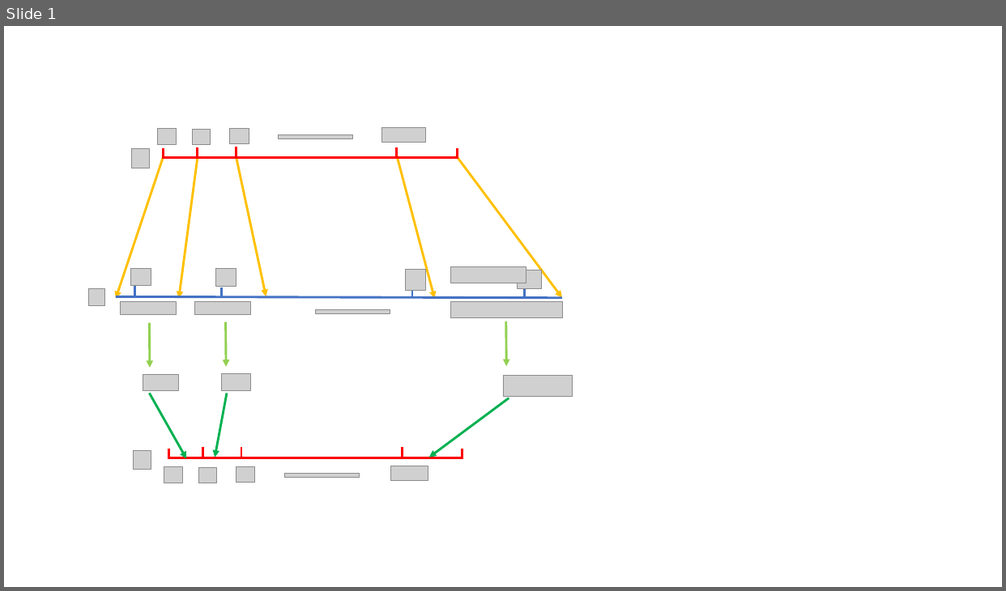
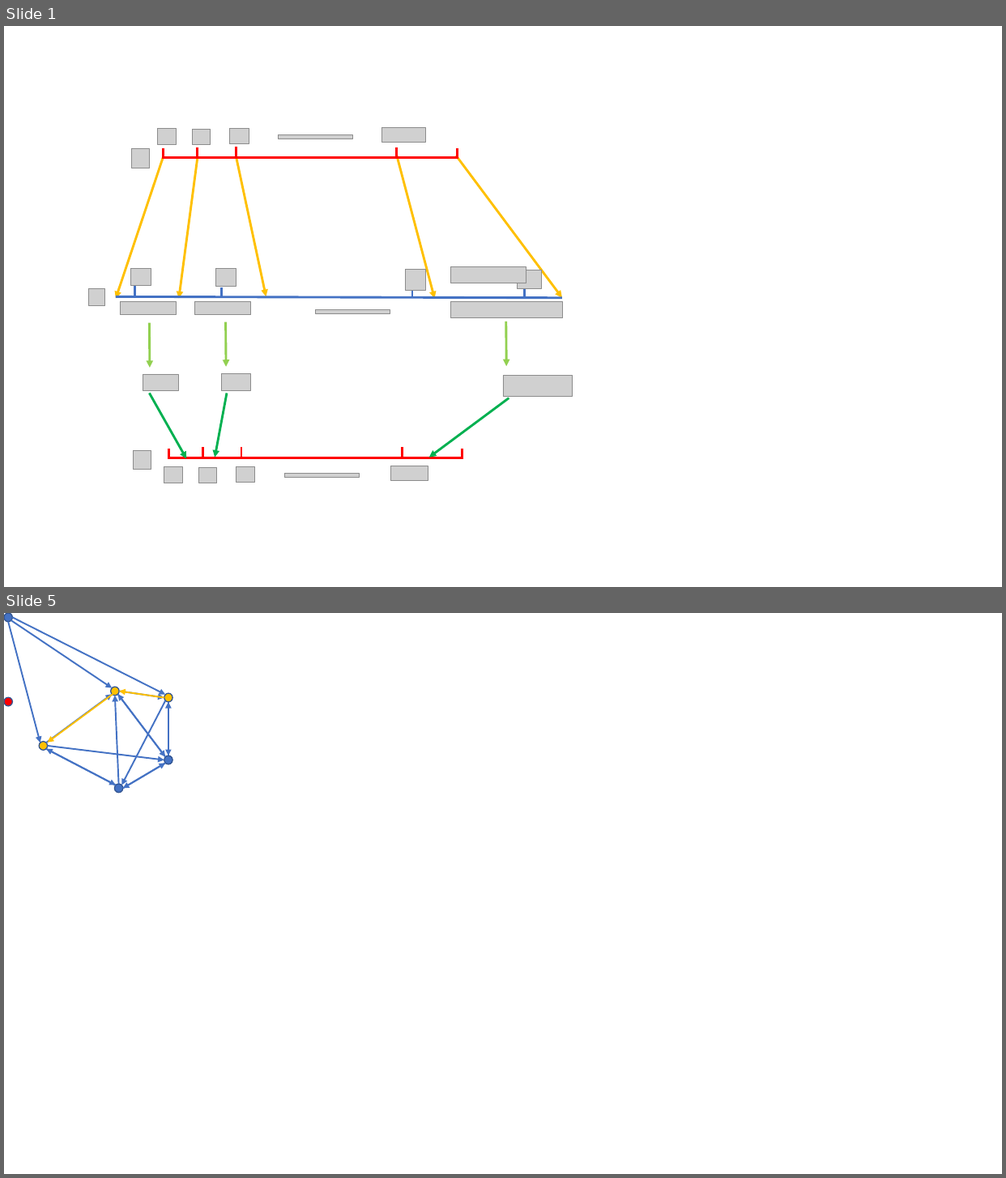
Before and after one commit to DANNHIROAKI/Reading-Papers, a slide deck: 0028. Deferred数据结构/演示文稿1.pptx. Shown one above the other, each under a label of ours: slide 1 before the commit, slides 1 and 5 after it; the slides between them are not shown. The pictures are 1006x591 and 1006x1178 pixels, drawn with LibreOffice and Linux fonts; fonts in the diff are those of the drawing; grey boxes stand for pictures; background and template pictures are left out. Boxes give left, top, right and bottom in pixels: in the first picture for what was removed or moved away, otherwise in the second. Text is boxed around its words. In the diff, an @@ line names an element or a change of style, - is before the commit and + after.

```diff
--- a/0028. Deferred数据结构/演示文稿1.pptx
+++ b/0028. Deferred数据结构/演示文稿1.pptx
@@ slide 5 added at [4, 613, 1002, 1174], background #FFFFFF @@
@@ ellipse added at [4, 613, 12, 622], fill #4472C4, outline #325491 1 pt @@
@@ arrow added from (9, 622) to (40, 743), #4472C4 1.5 pt @@
@@ arrow added from (11, 620) to (112, 688), #4472C4 1.5 pt @@
@@ arrow added from (12, 618) to (166, 695), #4472C4 1.5 pt @@
@@ ellipse added at [4, 697, 12, 707], fill #FF0000, outline #325491 1 pt @@
@@ arrow added from (46, 743) to (112, 694), #4472C4 1.5 pt @@
@@ arrow added from (113, 694) to (48, 743), #FFC000 1.5 pt @@
@@ ellipse added at [111, 687, 119, 696], fill #FFC000, outline #325491 1 pt @@
@@ arrow added from (118, 784) to (115, 696), #4472C4 1.5 pt @@
@@ arrow added from (117, 694) to (166, 756), #4472C4 1.5 pt @@
@@ arrow added from (166, 756) to (117, 694), #4472C4 1.5 pt @@
@@ arrow added from (119, 691) to (164, 697), #4472C4 1.5 pt @@
@@ arrow added from (164, 697) to (119, 691), #FFC000 1.5 pt @@
@@ arrow added from (166, 700) to (121, 786), #4472C4 1.5 pt @@
@@ ellipse added at [164, 693, 172, 702], fill #FFC000, outline #325491 1 pt @@
@@ arrow added from (168, 756) to (168, 702), #4472C4 1.5 pt @@
@@ arrow added from (168, 702) to (168, 756), #4472C4 1.5 pt @@
@@ ellipse added at [39, 742, 48, 751], fill #FFC000, outline #325491 1 pt @@
@@ arrow added from (46, 749) to (116, 786), #4472C4 1.5 pt @@
@@ arrow added from (116, 786) to (46, 749), #4472C4 1.5 pt @@
@@ arrow added from (48, 746) to (164, 760), #4472C4 1.5 pt @@
@@ ellipse added at [164, 756, 172, 765], fill #4472C4, outline #325491 1 pt @@
@@ arrow added from (123, 788) to (166, 764), #4472C4 1.5 pt @@
@@ arrow added from (166, 764) to (123, 788), #4472C4 1.5 pt @@
@@ ellipse added at [115, 784, 123, 793], fill #4472C4, outline #325491 1 pt @@
```
Also in this commit, not shown: 4 other slides added, 50 other files.
